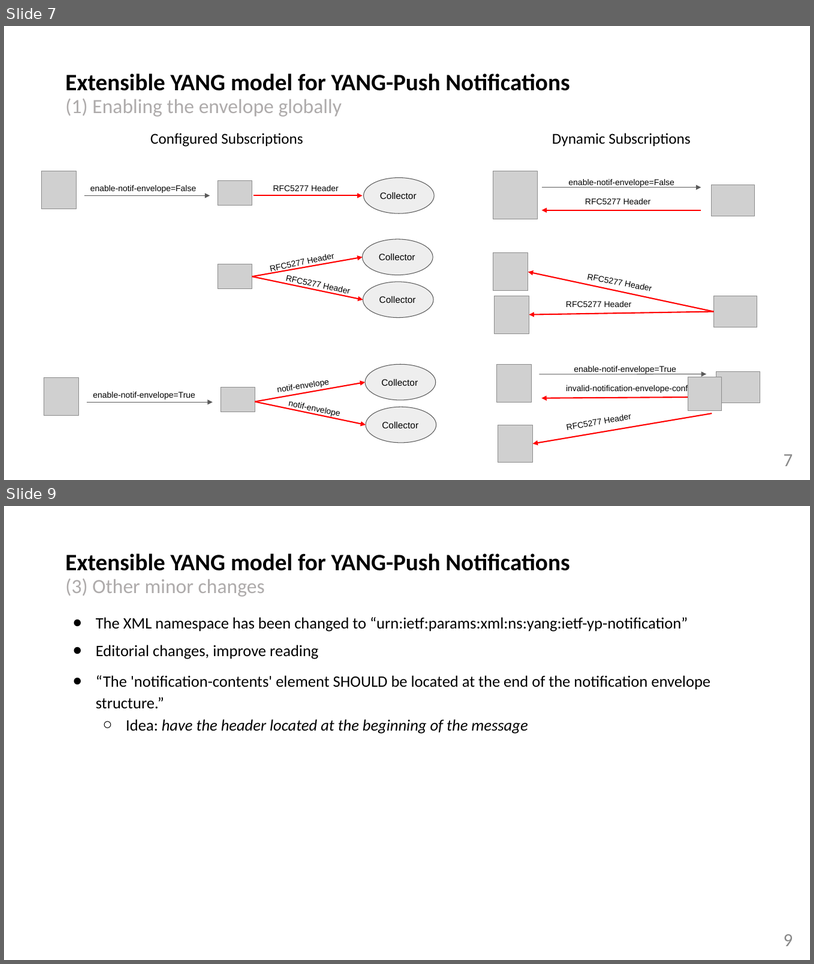
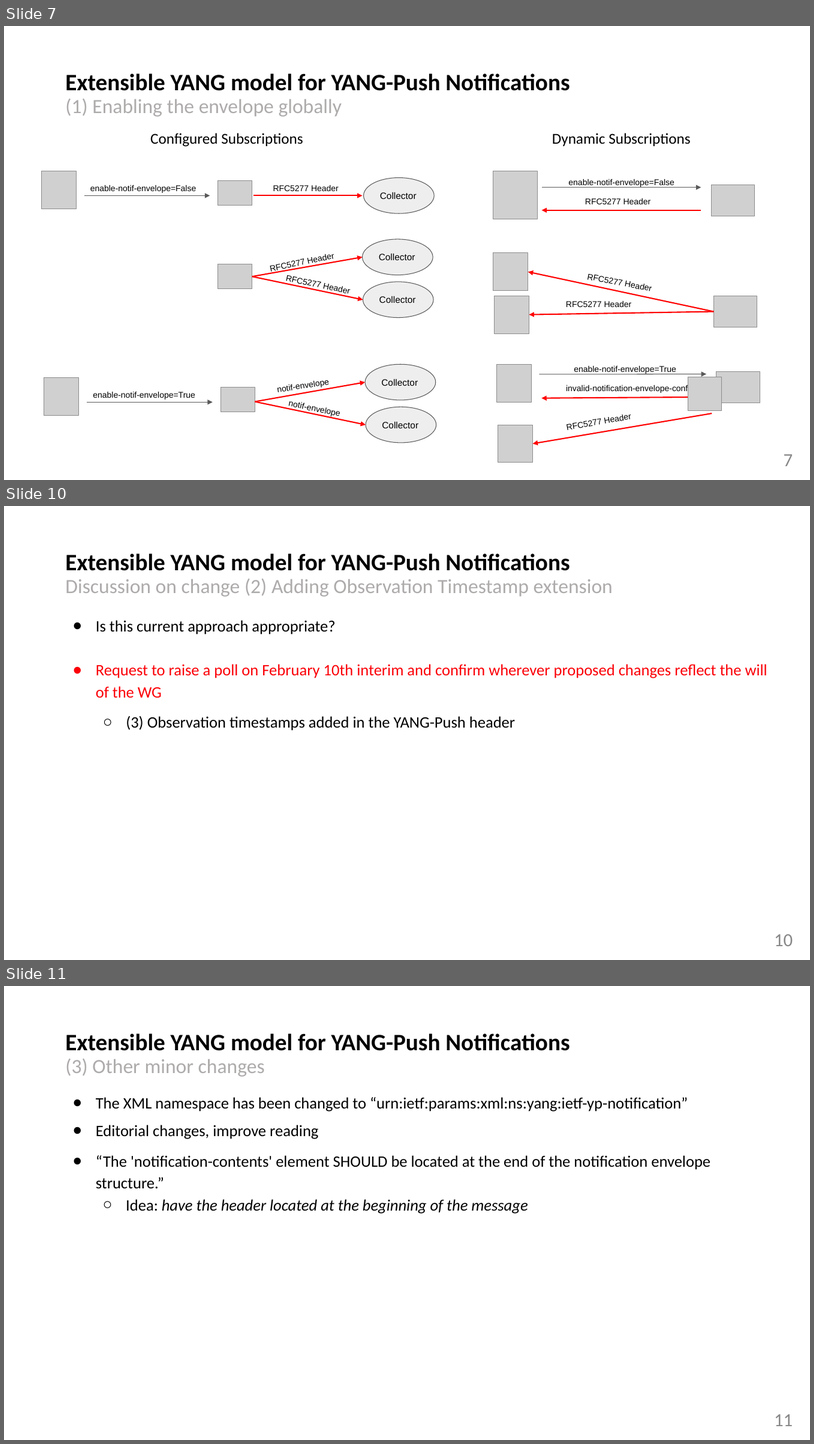
Before and after one commit to network-analytics/ietf-network-analytics-document-status, a slide deck: 122/NETCONF/netconf-nmop-interim-draft-netana-netconf-notif-envelope-02.pptx. Shown one above the other, each under a label of ours: slides 7 and 9 before the commit, slides 7, 10 and 11 after it; the slides between them are not shown. The pictures are 814x964 and 814x1444 pixels, drawn with LibreOffice and Linux fonts; fonts in the diff are those of the drawing; grey boxes stand for pictures. Boxes give left, top, right and bottom in pixels: in the first picture for what was removed or moved away, otherwise in the second. Text is boxed around its words. In the diff, an @@ line names an element or a change of style, - is before the commit and + after.

Commit message:
notif-envelope

```diff
--- a/122/NETCONF/netconf-nmop-interim-draft-netana-netconf-notif-envelope-02.pptx
+++ b/122/NETCONF/netconf-nmop-interim-draft-netana-netconf-notif-envelope-02.pptx
@@ slide 10 added at bbox=[4, 506, 810, 960], background #FFFFFF @@
@@ title added at bbox=[65, 553, 613, 597], 24 pt, text #AEABAB @@
+Extensible YANG model for YANG-Push Notifications
+Discussion on change (2) Adding Observation Timestamp extension
@@ text added at bbox=[96, 620, 768, 730], 19 pt, text #FB0007 @@
+● Is this current approach appropriate?
+● Request to raise a poll on February 10th interim and confirm wherever proposed changes reflect the will of the WG
+  ○ (3) Observation timestamps added in the YANG-Push header
@@ page number added at bbox=[774, 934, 793, 946], 22 pt, text #888888 @@
+10
@@ what was slide 9 is now slide 11 @@
@@ page number at bbox=[774, 1414, 793, 1426]: text changed @@
-9
+11
```
Also in this commit, not shown: 9 slides changed, 1 other slide added, 1 other file.
